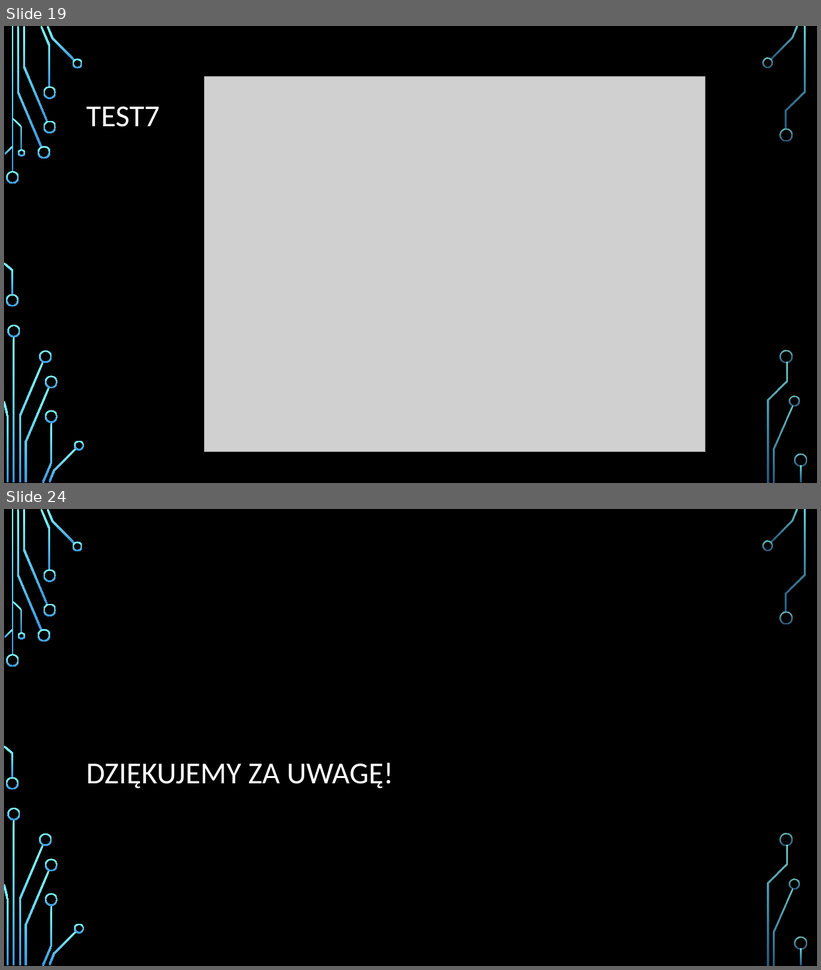
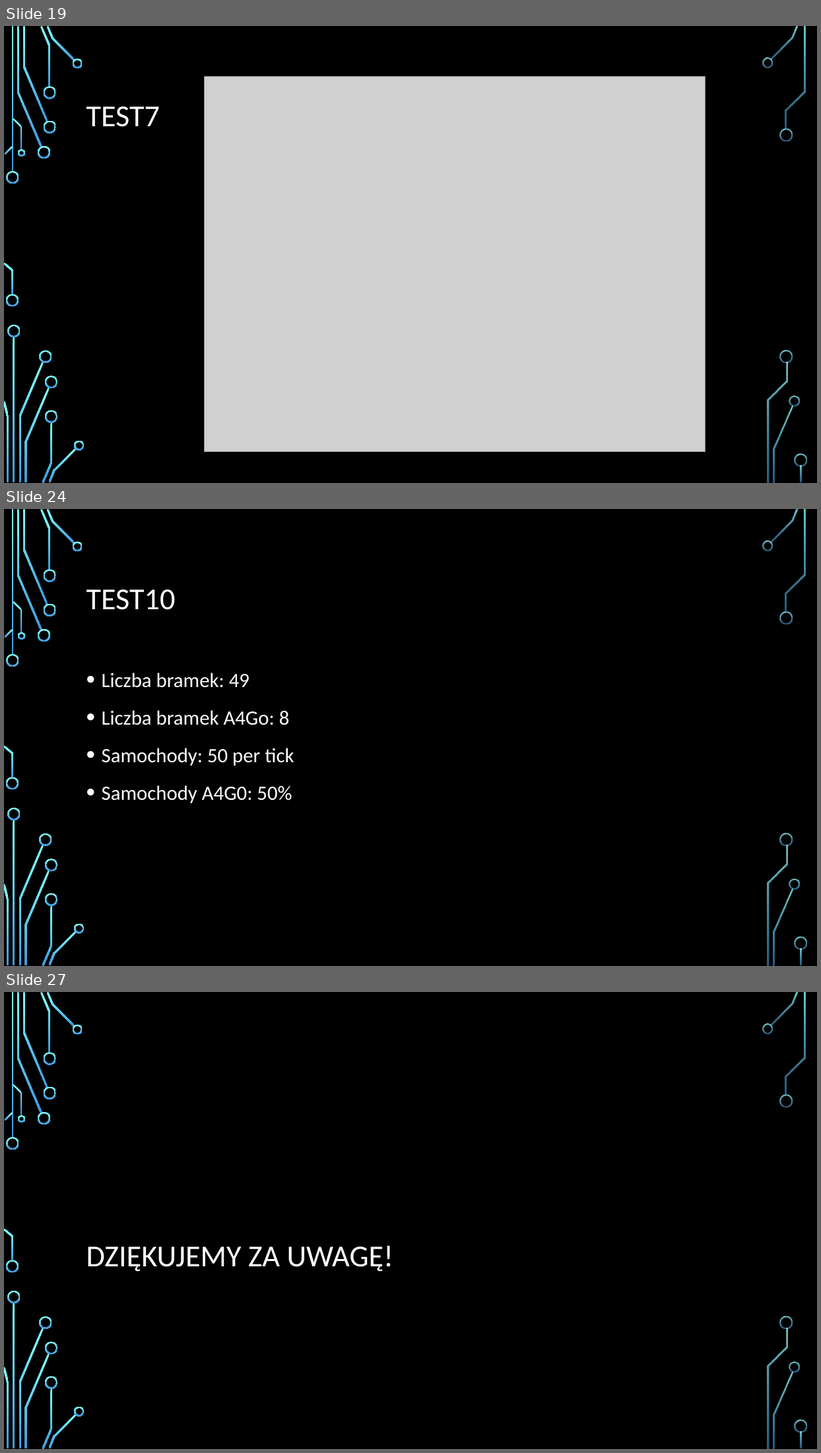
Before and after one commit to zurus93/ExpresswaySimulation, a slide deck: ExpresswaySimulation/doc/Prezentacja_finalna.pptx. Shown one above the other, each under a label of ours: slides 19 and 24 before the commit, slides 19, 24 and 27 after it; the slides between them are not shown. The pictures are 821x970 and 821x1453 pixels, drawn with LibreOffice and Linux fonts; fonts in the diff are those of the drawing; grey boxes stand for pictures; background and template pictures are left out. Boxes give left, top, right and bottom in pixels: in the first picture for what was removed or moved away, otherwise in the second. Text is boxed around its words. In the diff, an @@ line names an element or a change of style, - is before the commit and + after.

```diff
--- a/ExpresswaySimulation/doc/Prezentacja_finalna.pptx
+++ b/ExpresswaySimulation/doc/Prezentacja_finalna.pptx
@@ slide 24 added at <box>4,509,817,966</box>, background picture (left out); not listed: 36 template elements that a slide beside it also shows @@
@@ title added at <box>86,590,176,610</box>, 36 pt, text #FFFFFF @@
+TEST10
@@ text added at <box>102,673,294,803</box>, 24 pt, text #FFFFFF @@
+• Liczba bramek: 49
+• Liczba bramek A4Go: 8
+• Samochody: 50 per tick
+• Samochody A4G0: 50%
@@ what was slide 24 is now slide 27 @@
```
Also in this commit, not shown: 4 slides changed, 3 other slides added, 1 slide removed, 5 other files.
